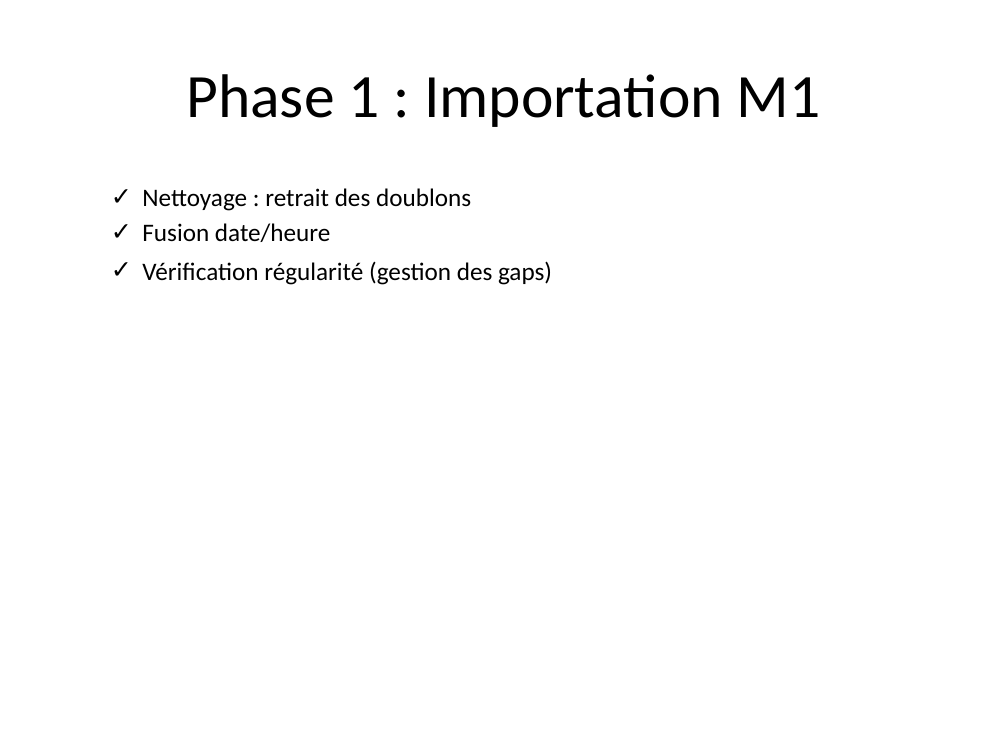
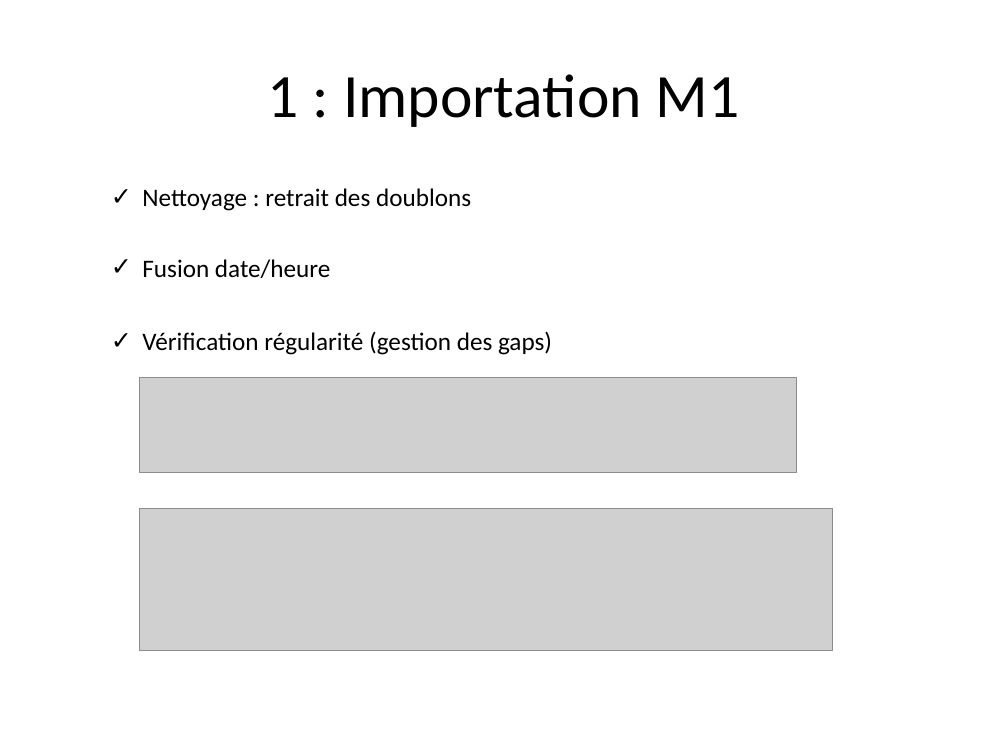
Before and after one commit to BeanEden/Projet_trading, a slide deck: slide 5 of Presentation_Projet_Trading.pptx. Drawn at 1008x756 pixels with LibreOffice and Linux fonts; fonts in the diff are those of the drawing; grey boxes stand for pictures; background and template pictures are left out. Boxes give left, top, right and bottom in pixels: in the first picture for what was removed or moved away, otherwise in the second. Text is boxed around its words. In the diff, an @@ line names an element or a change of style, - is before the commit and + after.

```diff
--- a/Presentation_Projet_Trading.pptx
+++ b/Presentation_Projet_Trading.pptx
@@ title at [268, 74, 740, 127]: text changed @@
-Phase 1 : Importation M1
+1 : Importation M1
@@ text "Nettoyage : retrait des doublons" rewrapped from [142, 188, 552, 285] to [142, 188, 552, 355] @@
@@ picture added at [139, 378, 796, 473] @@
@@ picture added at [139, 508, 833, 650] @@
```
Also in this commit, not shown: 11 other slides changed, 8 slides added, 6 slides removed, 7 other files.
